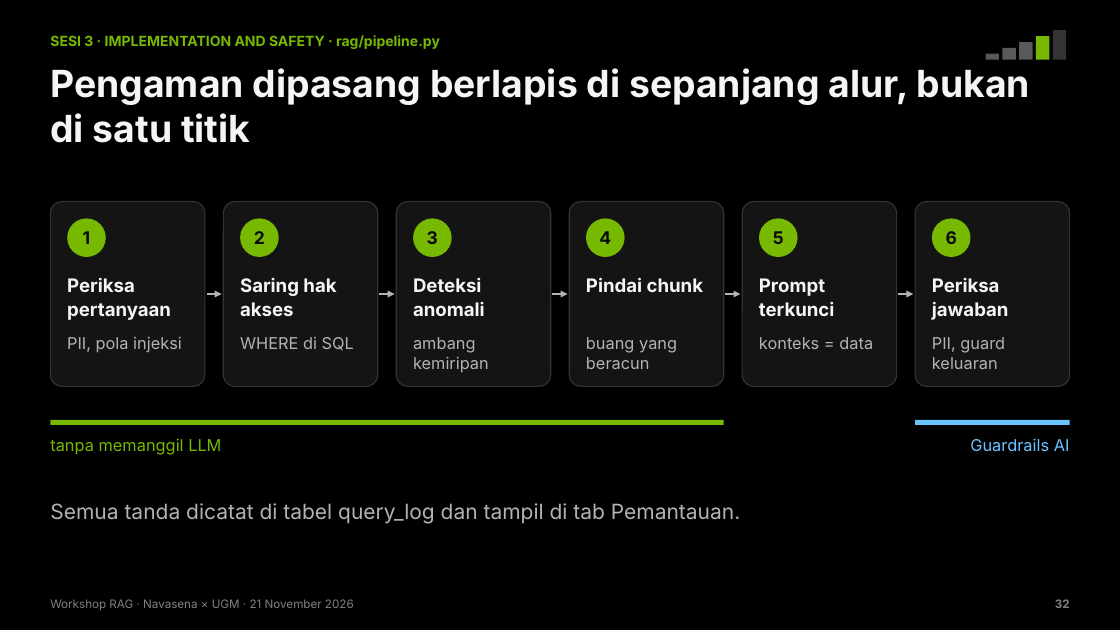
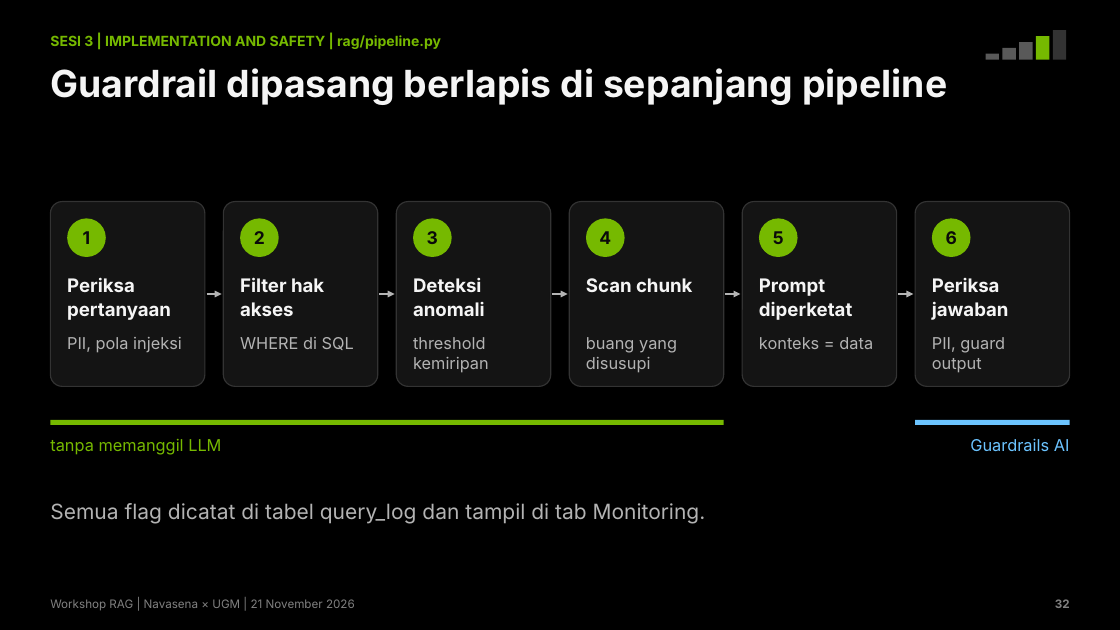
Before and after one commit to chmdznr/navasena-ugm-rag-workshop, a slide deck: slide 32 of slides/dist/Navasena_UGM_Workshop_RAG.pptx. Drawn at 1120x630 pixels with LibreOffice and Linux fonts; fonts in the diff are those of the drawing. Boxes give left, top, right and bottom in pixels: in the first picture for what was removed or moved away, otherwise in the second. Text is boxed around its words. In the diff, an @@ line names an element or a change of style, - is before the commit and + after.

Commit message:
Rapikan bahasa: istilah engineering yang lazim, tanpa terjemahan paksa
- knowledge base, guardrail, email, query, threshold, standar deviasi,
  masking, API key, role, end-to-end menggantikan terjemahan yang kaku
- Judul slide tidak lagi berpola 'X, bukan Y' dan 'tiga ...'
- Tanda baca dibersihkan (titik tengah, em-dash, kutip miring)
- Ingest berjalan dalam satu transaksi supaya aplikasi yang sedang jalan
  tidak melihat data setengah jadi
- Deck dan notebook dibangun ulang dengan hasil gladi terbaru

```diff
--- a/slides/dist/Navasena_UGM_Workshop_RAG.pptx
+++ b/slides/dist/Navasena_UGM_Workshop_RAG.pptx
@@ text at [50, 35, 441, 49]: text changed @@
-SESI 3 · IMPLEMENTATION AND SAFETY · rag/pipeline.py
+SESI 3 | IMPLEMENTATION AND SAFETY | rag/pipeline.py
@@ text at [50, 68, 947, 105]: text changed @@
-Pengaman dipasang berlapis di sepanjang alur, bukan di satu titik
+Guardrail dipasang berlapis di sepanjang pipeline
@@ text at [240, 277, 324, 316]: text changed @@
-Saring hak akses
+Filter hak akses
@@ text at [586, 278, 693, 292]: text changed @@
-Pindai chunk
+Scan chunk
@@ text at [759, 278, 852, 320]: text changed @@
-Prompt terkunci
+Prompt diperketat
@@ text at [413, 337, 489, 373]: text changed @@
-ambang kemiripan
+threshold kemiripan
@@ text at [586, 337, 677, 373]: text changed @@
-buang yang beracun
+buang yang disusupi
@@ text at [932, 337, 1005, 373]: text changed @@
-PII, guard keluaran
+PII, guard output
@@ text at [50, 503, 706, 524]: text changed @@
-Semua tanda dicatat di tabel query_log dan tampil di tab Pemantauan.
+Semua flag dicatat di tabel query_log dan tampil di tab Monitoring.
@@ text at [50, 599, 355, 611]: text changed @@
-Workshop RAG · Navasena × UGM · 21 November 2026
+Workshop RAG | Navasena × UGM | 21 November 2026
```
Also in this commit, not shown: 36 other slides changed, 30 other files.
